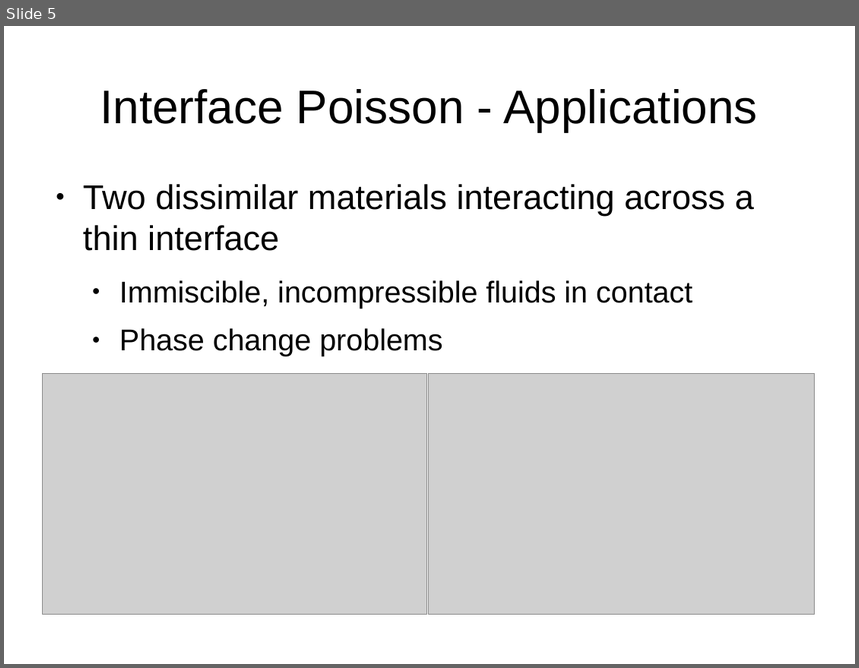
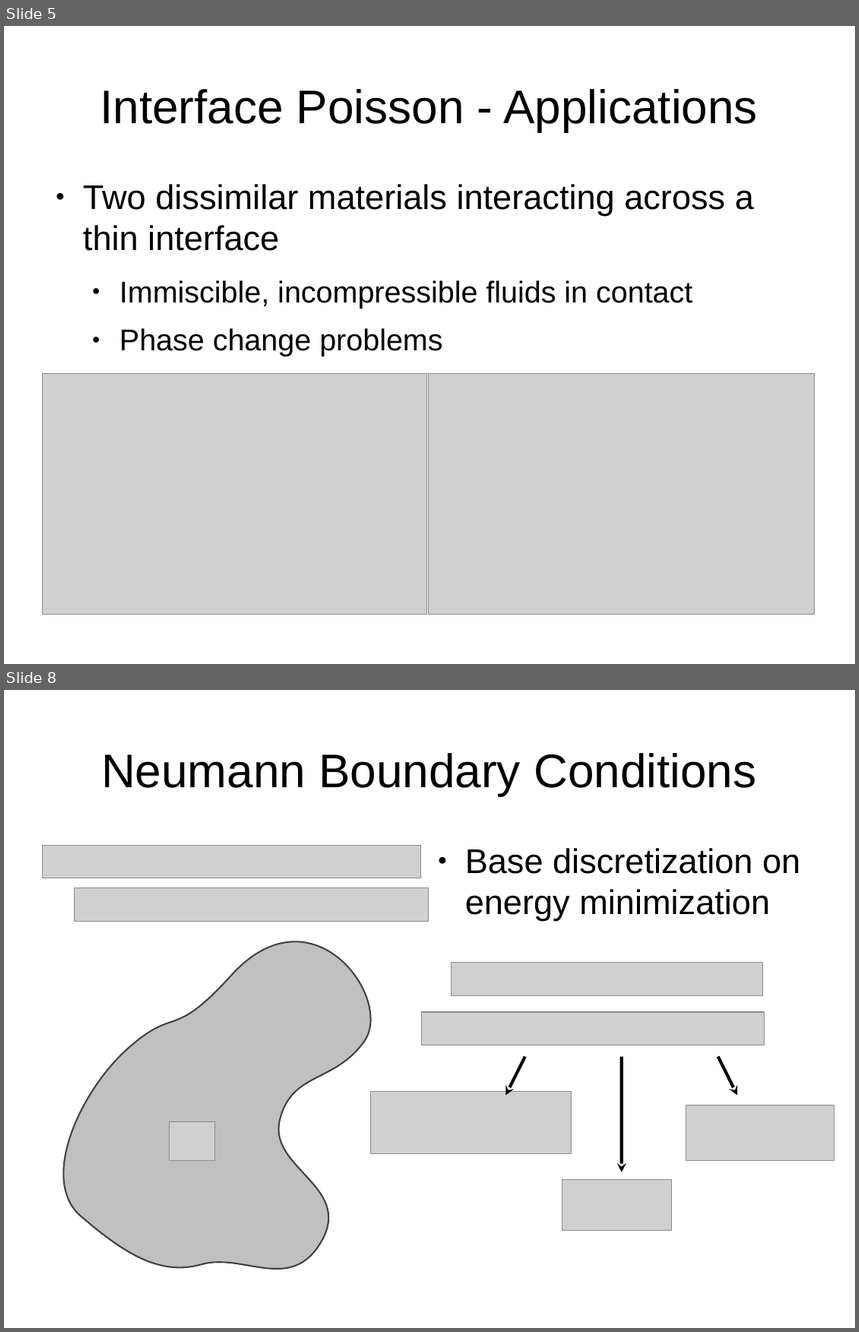
Before and after one commit to jhellrung/documents, a slide deck: presentations/sandia.2011.11.08/slides.odp. Shown one above the other, each under a label of ours: slide 5 before the commit, slides 5 and 8 after it; the slides between them are not shown. The pictures are 859x668 and 859x1332 pixels, drawn with LibreOffice and Linux fonts; fonts in the diff are those of the drawing; grey boxes stand for pictures. Boxes give left, top, right and bottom in pixels: in the first picture for what was removed or moved away, otherwise in the second. Text is boxed around its words. In the diff, an @@ line names an element or a change of style, - is before the commit and + after.

```diff
--- a/presentations/sandia.2011.11.08/slides.odp
+++ b/presentations/sandia.2011.11.08/slides.odp
@@ slide 8 added at [4,690,855,1328], background #FFFFFF @@
@@ title added at [101,753,756,796], 44 pt, text #000000 @@
+Neumann Boundary Conditions
@@ picture added at [43,845,421,878] @@
@@ text added at [465,848,800,921], 32 pt, text #000000 @@
+● Base discretization on energy minimization
@@ picture added at [74,888,429,922] @@
@@ freeform shape added at [63,942,371,1269], fill #C0C0C0, outline #404040 1.45 pt @@
@@ picture added at [451,963,763,996] @@
@@ picture added at [422,1012,765,1046] @@
@@ arrow added from (525, 1057) to (506, 1096), #000000 2.89 pt @@
@@ arrow added from (622, 1057) to (622, 1173), #000000 2.89 pt @@
@@ arrow added from (718, 1057) to (738, 1096), #000000 2.89 pt @@
@@ picture added at [371,1091,571,1154] @@
@@ picture added at [169,1122,215,1160] @@
@@ picture added at [686,1106,835,1161] @@
@@ picture added at [563,1180,672,1230] @@
```
Also in this commit, not shown: 3 slides changed, 1 slide removed, 1 other file.
